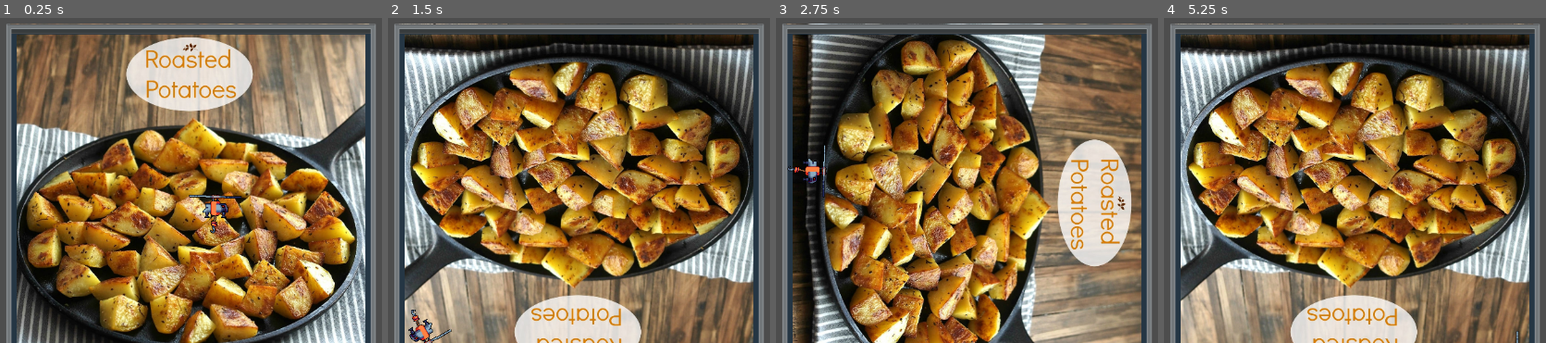
Above: before the commit, frames 1-4 (left to right).
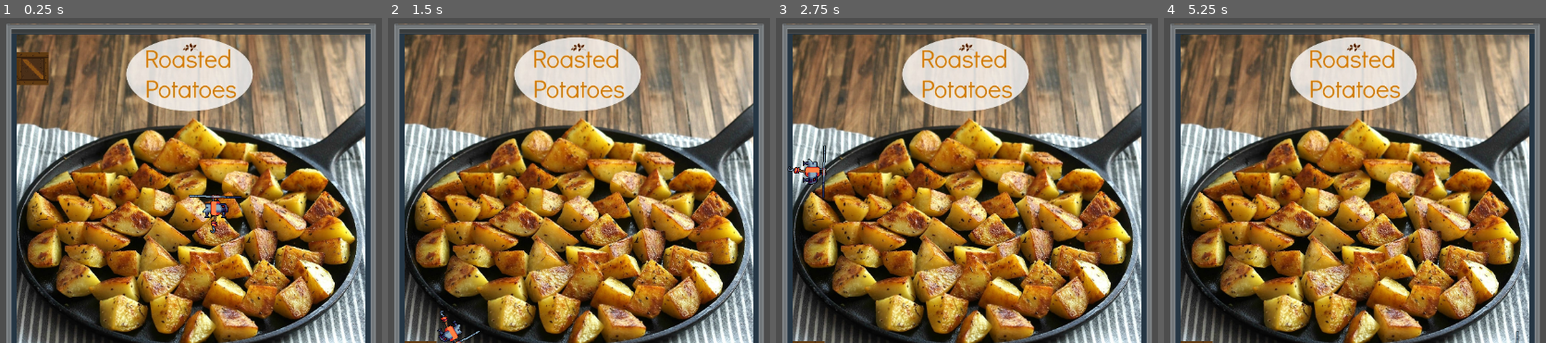
Above: after the commit, the same moments.

Repository: Luna264/gravitygame
Game: Godot game, scene res://node_2d.tscn
Two runs of this game, one before a commit and one after it. Both use one fixed random seed, a clock stepped at 60 frames per second and the inputs below.
Inputs:
- Up to frame 1 (0.25 s): no input
- Up to frame 2 (1.5 s): tap Enter at 0.5 s; hold D (gravRight) 0.53-1.28 s; tap Alt at 0.6 s; hold S (gravDown) from 1.28 s (still down); tap Shift at 1.35 s
- Up to frame 3 (2.75 s): release S (gravDown) at 2.03 s; hold D (gravRight) from 2.03 s (still down); tap Alt at 2.1 s
- Up to frame 4 (5.25 s): tap Space at 2.75 s; release D (gravRight) at 2.78 s; hold W (gravUp) 2.78-3.53 s; tap Shift at 2.85, 4.35 s; hold A (gravLeft) 3.53-5.03 s; tap Alt at 3.6, 5.1 s; tap Enter at 5 s; hold S (gravDown) from 5.03 s (still down)

The runs differ from the first frame. In frame 1, 0.8% of the frame differs, in the area x 4-13%, y 10-21%; in frame 2, 83%, in the area x 2-97%, y 1-100%; in frame 3, 81%; in frame 4, 83%.
Error after the commit: Parse Error: "extends" can only be used once. (res://node_2d.gd:3)

Commit message:
added falling box

Diff:
--- /dev/null
+++ b/Game/gravitygame/+.gd
@@ -0,0 +1,11 @@
+extends RigidBody2D
+
+
+# Called when the node enters the scene tree for the first time.
+func _ready() -> void:
+	pass # Replace with function body.
+
+
+# Called every frame. 'delta' is the elapsed time since the previous frame.
+func _process(delta: float) -> void:
+	pass
--- /dev/null
+++ b/Game/gravitygame/box.gd
@@ -0,0 +1,21 @@
+extends RigidBody2D
+const STRENGTH_GRAVITY:= 400
+
+func _physics_process(delta):
+	var gravity = get_gravity_vector()
+	apply_central_force(gravity * STRENGTH_GRAVITY)
+
+
+func get_gravity_vector() -> Vector2:
+	var bg = get_tree().get_current_scene().get_node("level/SquareBg")
+	return bg.gravity_vector
+
+
+# Called when the node enters the scene tree for the first time.
+func _ready() -> void:
+	pass # Replace with function body.
+
+
+# Called every frame. 'delta' is the elapsed time since the previous frame.
+func _process(delta: float) -> void:
+	pass
--- /dev/null
+++ b/Game/gravitygame/box.tscn
@@ -0,0 +1,18 @@
+[gd_scene load_steps=4 format=3 uid="uid://djo47o0pptcva"]
+
+[ext_resource type="Texture2D" uid="uid://k47dgpbj2jya" path="res://1.png" id="1_g2tbl"]
+[ext_resource type="Script" uid="uid://dt88xevyr33nr" path="res://box.gd" id="1_oq5cr"]
+
+[sub_resource type="RectangleShape2D" id="RectangleShape2D_kdubu"]
+size = Vector2(50, 50)
+
+[node name="RigidBody2D" type="RigidBody2D"]
+script = ExtResource("1_oq5cr")
+
+[node name="Sprite2D" type="Sprite2D" parent="."]
+texture_filter = 1
+scale = Vector2(0.099, 0.099)
+texture = ExtResource("1_g2tbl")
+
+[node name="CollisionShape2D" type="CollisionShape2D" parent="."]
+shape = SubResource("RectangleShape2D_kdubu")
--- a/Game/gravitygame/node_2d.gd
+++ b/Game/gravitygame/node_2d.gd
@@ -1,5 +1,25 @@
 extends Node2D
 
+extends Sprite2D
+var current_direction := "down"
+var gravity_vector:= Vector2.DOWN
+
+func rotate_to(direction: String):
+	if direction == current_direction:
+		return
+match direction:
+	"up":
+		rotation_degrees: 90
+		gravity_vector: Vector2.UP
+	"down":
+		rotation_degrees:0
+		gravity_vector: Vector2.DOWN
+	"left":
+		rotation_degrees: -90
+		gravity_vector: Vector2.LEFT
+	"right":
+		rotation_degrees: 180
+		gravity_vector: Vector2.RIGHT
 
 # Called when the node enters the scene tree for the first time.
 func _ready() -> void:
--- a/Game/gravitygame/node_2d.tscn
+++ b/Game/gravitygame/node_2d.tscn
@@ -1,7 +1,8 @@
-[gd_scene load_steps=7 format=4 uid="uid://dvppk7firvhi6"]
+[gd_scene load_steps=8 format=4 uid="uid://dvppk7firvhi6"]
 
 [ext_resource type="Script" uid="uid://r1uk5sjryyra" path="res://node_2d.gd" id="1_0hol4"]
 [ext_resource type="Texture2D" uid="uid://hv7bvlsfs8xd" path="res://potatoes.jpg" id="2_epypp"]
+[ext_resource type="PackedScene" uid="uid://djo47o0pptcva" path="res://box.tscn" id="4_q6r6c"]
 [ext_resource type="PackedScene" uid="uid://bu3cmfkepqp4i" path="res://ameera_drone_test.tscn" id="5_kdubu"]
 [ext_resource type="Texture2D" uid="uid://b2legxs3pwddr" path="res://tileset_sf.png" id="5_q6r6c"]
 
@@ -1911,8 +1912,11 @@
 texture = ExtResource("2_epypp")
 
 [node name="TileMapLayer" type="TileMapLayer" parent="level"]
-tile_map_data = PackedByteArray("AAAVAAIAAQBOABgAAAAWAAIAAQB …(1248 unchanged characters)… MABsAAAATAA0AAQBMABwAAAATAA4AAQBMAB0AAAAUAA8AAABAABkAAAAUABAAAABAABoAAAATAA8AAQBMAB4AAAATABAAAQBMAB8AAAATABEAAQB …(859 unchanged characters)…
+tile_map_data = PackedByteArray("AAAVAAIAAQBOABgAAAAWAAIAAQB …(1248 unchanged characters)… MABsAAAATAA0AAQBMABwAAAATAA4AAQBMAB0AAAATAA8AAQBMAB4AAAATABAAAQBMAB8AAAATABEAAQB …(859 unchanged characters)…
 tile_set = SubResource("TileSet_kdubu")
+
+[node name="box" parent="level" instance=ExtResource("4_q6r6c")]
+position = Vector2(345, 73)
 
 [node name="drone test" parent="." instance=ExtResource("5_kdubu")]
 position = Vector2(628, 205)
Not shown, added: Game/gravitygame/+.gd.uid
Binary file added: Game/gravitygame/1.png
Not shown, added: Game/gravitygame/1.png.import
Not shown, added: Game/gravitygame/box.gd.uid
